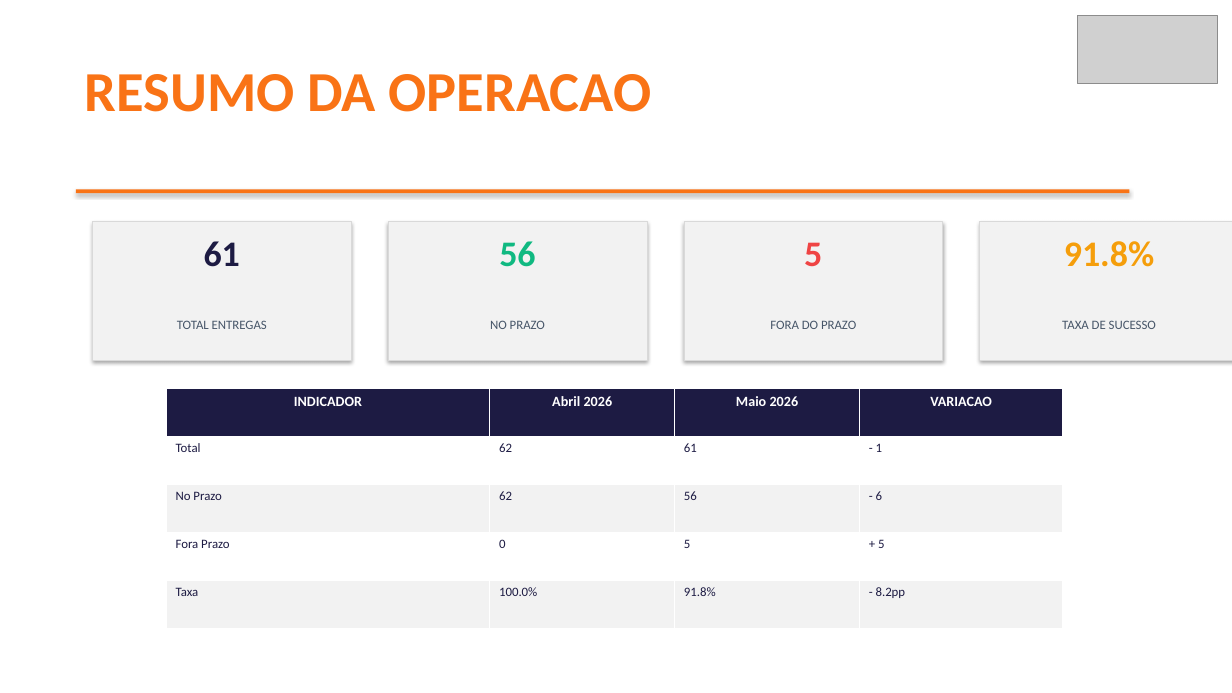
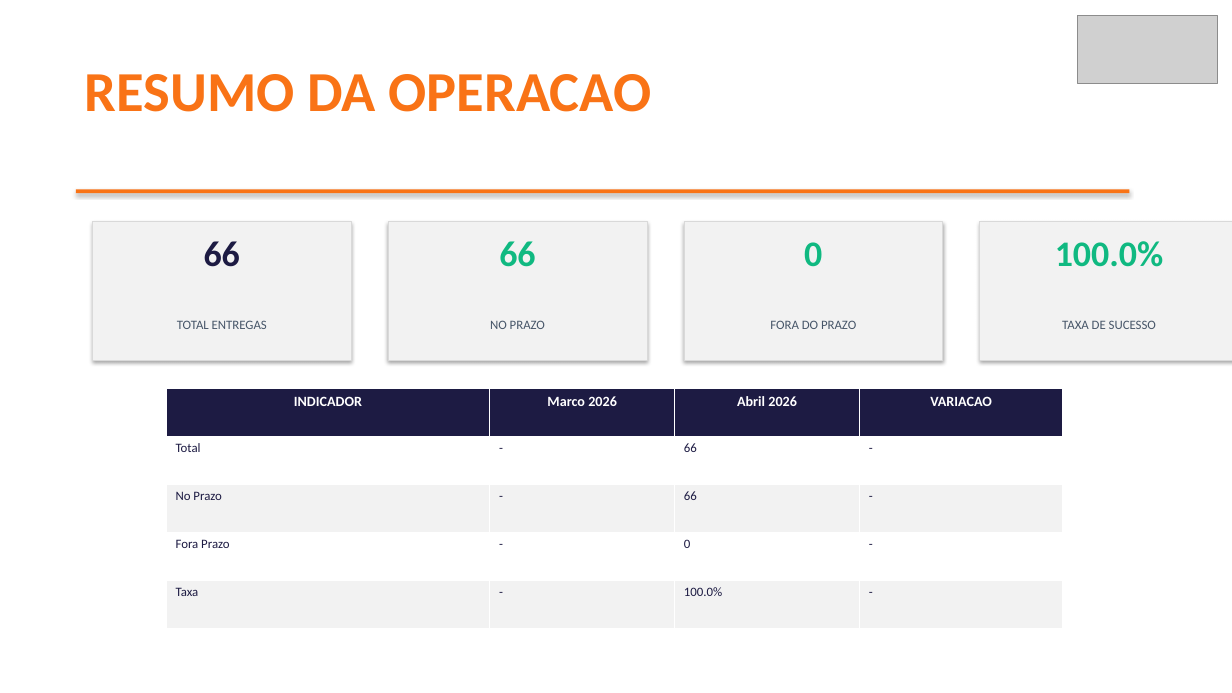
Before and after one commit to brendaelicia-sketch/PortoEX, a slide deck: slide 2 of ITACORDA_INDUSTRIA_E_COMERCIO.pptx. Drawn at 1232x693 pixels with LibreOffice and Linux fonts; fonts in the diff are those of the drawing; grey boxes stand for pictures. Boxes give left, top, right and bottom in pixels: in the first picture for what was removed or moved away, otherwise in the second. Text is boxed around its words. In the diff, an @@ line names an element or a change of style, - is before the commit and + after.

```diff
--- a/ITACORDA_INDUSTRIA_E_COMERCIO.pptx
+++ b/ITACORDA_INDUSTRIA_E_COMERCIO.pptx
@@ text at (x1=204, y1=241, x2=240, y2=267): text changed @@
-61
+66
@@ text at (x1=499, y1=241, x2=535, y2=267): text changed @@
-56
+66
@@ text at (x1=804, y1=242, x2=822, y2=267): text changed; text colour #EF4444 to #10B981 @@
-5
+0
@@ text at (x1=1055, y1=241, x2=1164, y2=267): text changed; text colour #F59E0B to #10B981 @@
-91.8%
+100.0%
@@ table at (x1=166, y1=388, x2=1063, y2=628) @@
-row 1, column 2: Abril 2026
+row 1, column 2: Marco 2026
-row 1, column 3: Maio 2026
+row 1, column 3: Abril 2026
-row 2: Total | 62 | 61 | - 1
+row 2: Total | - | 66 | -
-row 3: No Prazo | 62 | 56 | - 6
+row 3: No Prazo | - | 66 | -
-row 4: Fora Prazo | 0 | 5 | + 5
+row 4: Fora Prazo | - | 0 | -
-row 5: Taxa | 100.0% | 91.8% | - 8.2pp
+row 5: Taxa | - | 100.0% | -
```
Also in this commit, not shown: 4 other slides changed, 1 slide removed, 21 other files.
